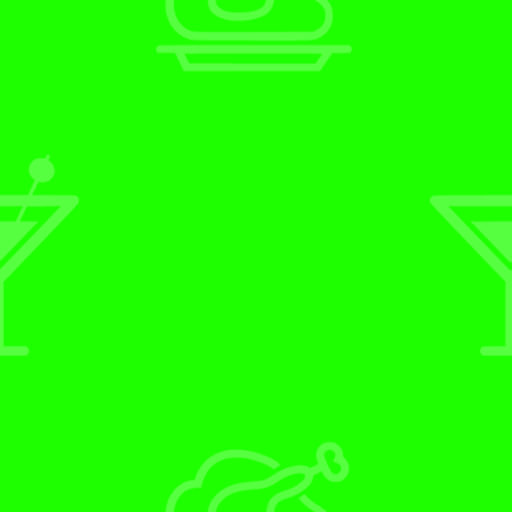
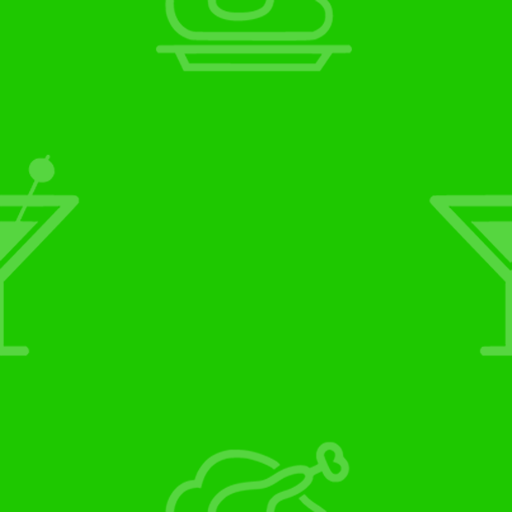
Layered file, before and after one edit (w=512, h=512). Changes by layer:
pixels changed over [0, 0, 512, 512] (layer not identified)
